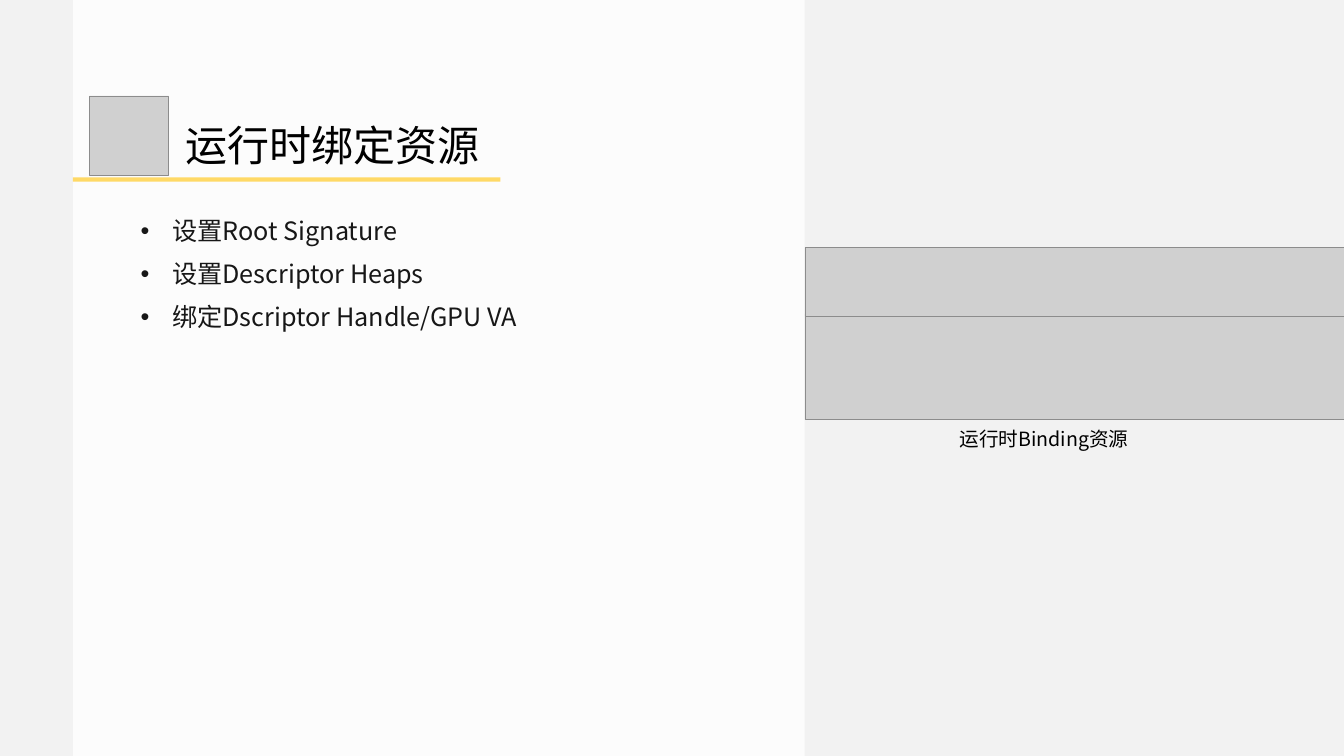
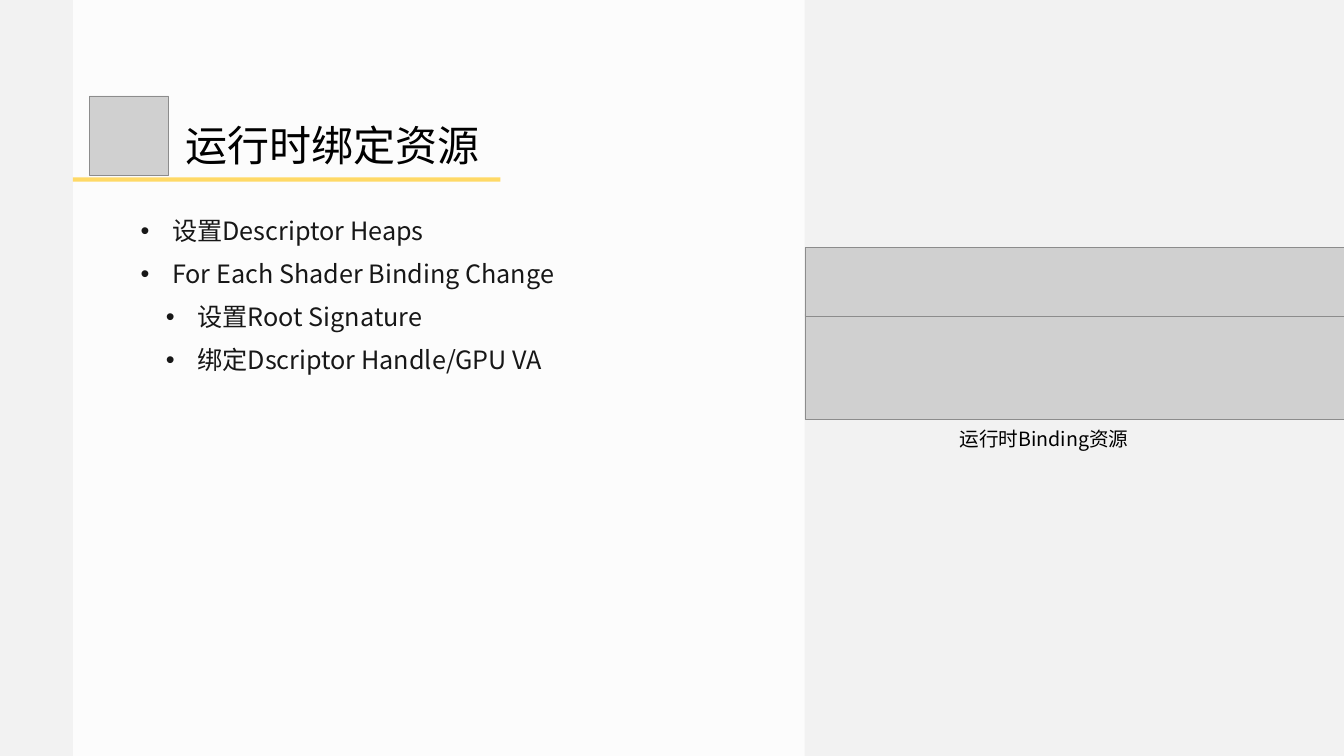
Before and after one commit to doomlover/KSGameEngineTutorials, a slide deck: slide 28 of PPTs/05.深入DX12绘制二.pptx (slide 27 before the commit). Drawn at 1344x756 pixels with LibreOffice and Linux fonts; fonts in the diff are those of the drawing; grey boxes stand for pictures. Boxes give left, top, right and bottom in pixels: in the first picture for what was removed or moved away, otherwise in the second. Text is boxed around its words. In the diff, an @@ line names an element or a change of style, - is before the commit and + after.

```diff
--- a/PPTs/05.深入DX12绘制二.pptx
+++ b/PPTs/05.深入DX12绘制二.pptx
@@ text at [172,219,554,289]: paragraphs added @@
+• 设置Descriptor Heaps
+• For Each Shader Binding Change
@@ text at [172,262,424,289]: paragraph removed @@
-• 设置Descriptor Heaps
@@ text at [197,305,542,375]: list level 1 to 2 in "设置Root Signature"; list level 1 to 2 in "绑定Dscriptor Handle/GPU VA" @@
```
Also in this commit, not shown: 15 other slides changed, 2 slides added, 2 slides removed.
